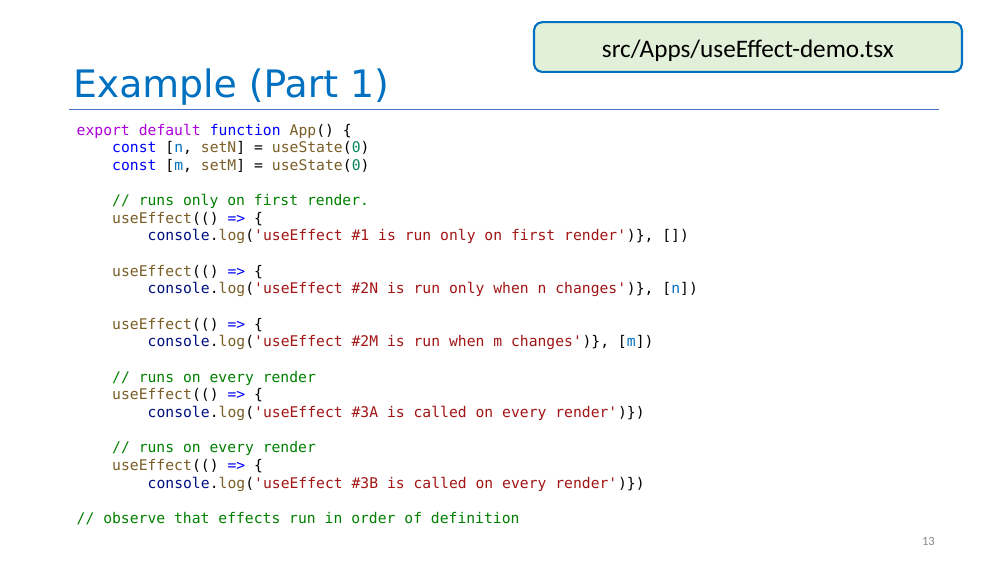
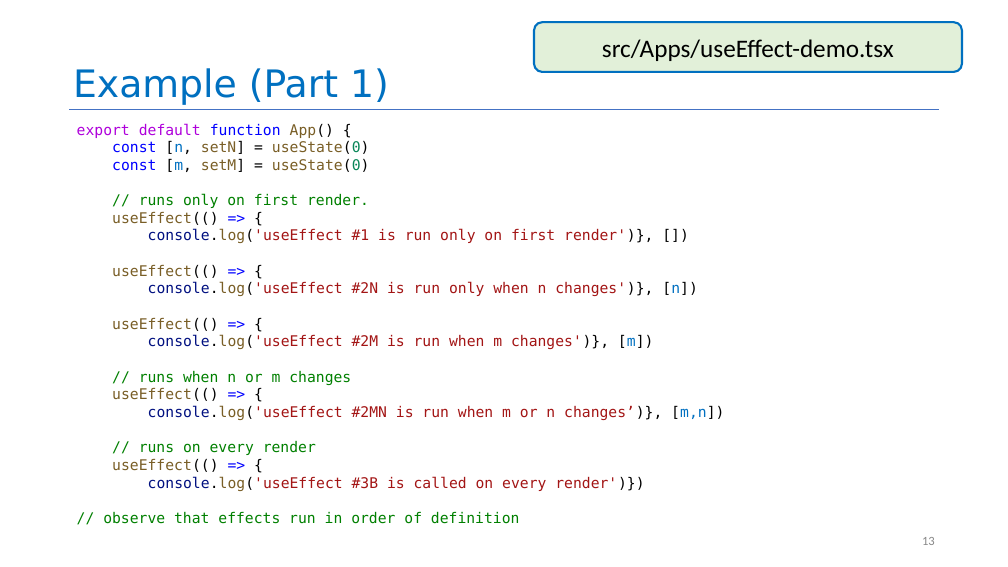
Before and after one commit to neu-se/CS4530-Fall-2024, a slide deck: slide 13 of Slides/Module 09 React Hooks.pptx. Drawn at 1008x567 pixels with LibreOffice and Linux fonts; fonts in the diff are those of the drawing. Boxes give left, top, right and bottom in pixels: in the first picture for what was removed or moved away, otherwise in the second. Text is boxed around its words. In the diff, an @@ line names an element or a change of style, - is before the commit and + after.

Commit message:
removed extra copy of m9 slides from wrong folder, updated slides to add [m,n] example

```diff
--- a/Slides/Module 09 React Hooks.pptx
+++ b/Slides/Module 09 React Hooks.pptx
@@ text at [139, 371, 351, 385]: text changed @@
-// runs on every render
+// runs when n or m changes
@@ text at [148, 405, 724, 420]: text changed @@
-console.log('useEffect #3A is called on every render')})
+console.log('useEffect #2MN is run when m or n changes’)}, [m,n])
```
Also in this commit, not shown: 3 other slides changed, 1 slide added, 1 slide removed, 3 other files.
